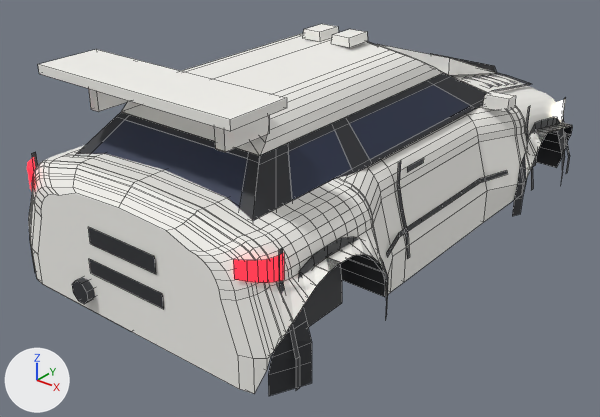
A saved change to the Blender file assets/meshes/lynx/Lynx.blend.
Both versions are drawn from a 50 mm lens placed at (9.55, -12.99, 6.56), pointed at (-0.13, -0.89, -0.94). The axes (+X, +Y, +Z) are drawn at lower left. The lights are the same throughout. The first picture is the older version. Mesh edges are drawn as thin lines on the coarser meshes.

In view in the first picture: 'ArchLip_RR', 'BumperRear', 'Cowl', 'Door_FR', 'Fender_RR', 'Opt_Wing_Rally_WingBlade', 'Pillars', 'RearWindow', 'Roof', 'Underbody', 'Window_FR', 'Window_RR' and 26 more.
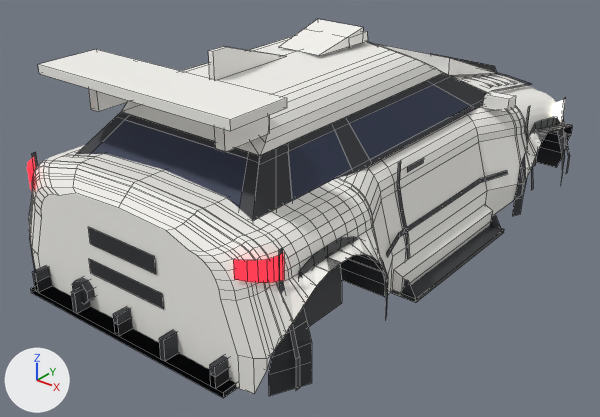
What differs and where, as boxes (x1, y1, x2, y2) in the pictures (600 x 417 px):
'Opt_Diffuser_Race_AccDiffuserRace', added: after (31, 265, 236, 398)
'Opt_Skirts_Side_AccSkirt_R', added: after (392, 205, 493, 295)
'Opt_Skirts_Blade_AccSideBlade_R', added: after (392, 214, 504, 303)
'Opt_Roof_Scoop_AccRoofScoop', added: after (279, 19, 363, 56)
'Opt_Diffuser_Road_AccDiffuser', added: after (31, 278, 237, 396)
'Opt_Roof_Fin_AccSharkFin', added: after (208, 47, 286, 80)

Diff of the bpy script that builds the scene:
```diff
--- a/assets/meshes/lynx/Lynx.blend.py
+++ b/assets/meshes/lynx/Lynx.blend.py
@@ me_opt_skirts_side_accskirt_r @@
+me_opt_skirts_side_accskirt_r.from_pydata([(2.72, 1.75, -1.46), (2.88, 1.75, -1.46), (2.88, -1.75, -1.46), (2.72, -1.75, -1.46), (2.92, 1.75, -1.3), (2.92, -1.75, -1.3), (2.92, 1.75, -1.06), (2.92, -1.75, -1.06), (2.72, 1.75, -0.98), (2.72, -1.75, -0.98)], [], [(0, 1, 2, 3), (1, 4, 5, 2), (4, 6, 7, 5), (6, 8, 9, 7), (8, 6, 4, 1, 0), (3, 2, 5, 7, 9)])
+me_opt_skirts_side_accskirt_r.materials.append(mat_body)  # white #f7f6f1
@@ me_opt_roof_fin_accsharkfin @@
+me_opt_roof_fin_accsharkfin.from_pydata([(0.05, -3.05, 2.92), (0.05, -3.4, 2.92), (0.05, -3.4, 2.43), (0.05, -1.5, 2.43), (-0.05, -1.5, 2.43), (-0.05, -3.4, 2.43), (-0.05, -3.4, 2.92), (-0.05, -3.05, 2.92)], [], [(0, 1, 2, 3), (4, 5, 6, 7), (6, 1, 0, 7), (7, 0, 3, 4), (5, 2, 1, 6)])
+me_opt_roof_fin_accsharkfin.materials.append(mat_body)  # white #f7f6f1
@@ me_opt_roof_scoop_accroofscoop @@
+me_opt_roof_scoop_accroofscoop.from_pydata([(-0.48, -1.1, 2.44), (0.48, -1.1, 2.44), (0.55, 0.2, 2.72), (-0.55, 0.2, 2.72), (0.55, 0.2, 2.42), (0.48, -1.1, 2.42), (-0.48, -1.1, 2.42), (-0.55, 0.2, 2.42)], [], [(0, 1, 2, 3), (4, 2, 1, 5), (6, 0, 3, 7)])
+me_opt_roof_scoop_accroofscoop.materials.append(mat_body)  # white #f7f6f1
@@ ob_opt_diffuser_race_accdiffuserrace @@
+ob_opt_diffuser_race_accdiffuserrace = bpy.data.objects.new('Opt_Diffuser_Race_AccDiffuserRace', me_opt_diffuser_race_accdiffuserrace)  # a box spanning x -2.4..2.4, y -5.89..-4.99, z -1.44..-1.34; a box spanning x -2.25..-2.15, y -5.89..-4.99, z -1.34..-0.94; a box spanning x -1.15..-1.05, y -5.89..-4.99, z -1.34..-0.94; a box spanning x -0.05..0.05, y -5.89..-4.99, z -1.34..-0.94; a box spanning x 1.05..1.15, y -5.89..-4.99, z -1.34..-0.94; a box spanning x 2.15..2.25, y -5.89..-4.99, z -1.34..-0.94; in mat_trim (dark grey #2f3035)
+ob_opt_diffuser_race_accdiffuserrace.location = (0.0, 0.0, 0.0)
@@ ob_opt_diffuser_road_accdiffuser @@
+ob_opt_diffuser_road_accdiffuser = bpy.data.objects.new('Opt_Diffuser_Road_AccDiffuser', me_opt_diffuser_road_accdiffuser)  # a box spanning x -2.4..2.4, y -5.89..-5.34, z -1.44..-1.34; a box spanning x -2.25..-2.15, y -5.89..-5.34, z -1.34..-1.12; a box spanning x -0.05..0.05, y -5.89..-5.34, z -1.34..-1.12; a box spanning x 2.15..2.25, y -5.89..-5.34, z -1.34..-1.12; in mat_trim (dark grey #2f3035)
+ob_opt_diffuser_road_accdiffuser.location = (0.0, 0.0, 0.0)
@@ ob_opt_skirts_blade_accsideblade_r @@
+ob_opt_skirts_blade_accsideblade_r = bpy.data.objects.new('Opt_Skirts_Blade_AccSideBlade_R', me_opt_skirts_blade_accsideblade_r)  # 16 vertices, 8 faces; spans x 2.72..3.22, y -1.75..1.75, z -1.48..-1.12; in mat_trim (dark grey #2f3035)
+ob_opt_skirts_blade_accsideblade_r.location = (0.0, 0.0, 0.0)
@@ ob_opt_skirts_side_accskirt_r @@
+ob_opt_skirts_side_accskirt_r = bpy.data.objects.new('Opt_Skirts_Side_AccSkirt_R', me_opt_skirts_side_accskirt_r)
+ob_opt_skirts_side_accskirt_r.location = (0.0, 0.0, 0.0)
@@ ob_opt_roof_fin_accsharkfin @@
+ob_opt_roof_fin_accsharkfin = bpy.data.objects.new('Opt_Roof_Fin_AccSharkFin', me_opt_roof_fin_accsharkfin)
+ob_opt_roof_fin_accsharkfin.location = (0.0, 0.0, 0.0)
@@ ob_opt_roof_scoop_accroofscoop @@
+ob_opt_roof_scoop_accroofscoop = bpy.data.objects.new('Opt_Roof_Scoop_AccRoofScoop', me_opt_roof_scoop_accroofscoop)
+ob_opt_roof_scoop_accroofscoop.location = (0.0, 0.0, 0.0)
```
